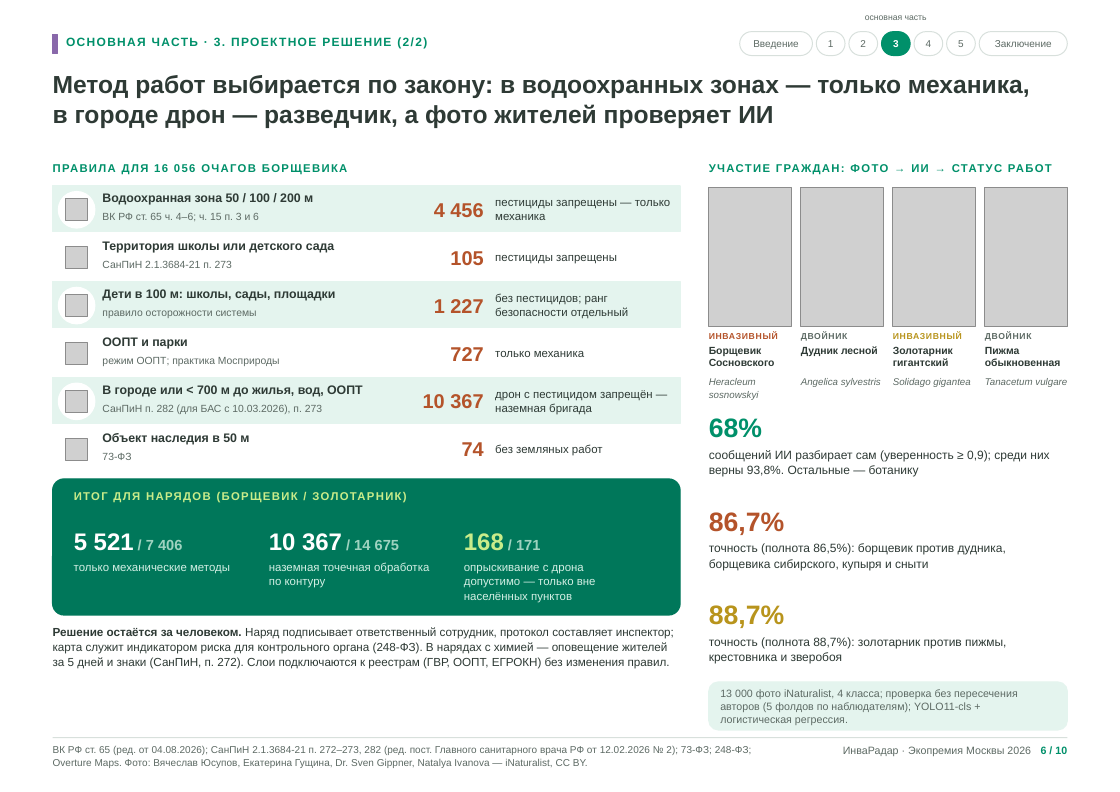
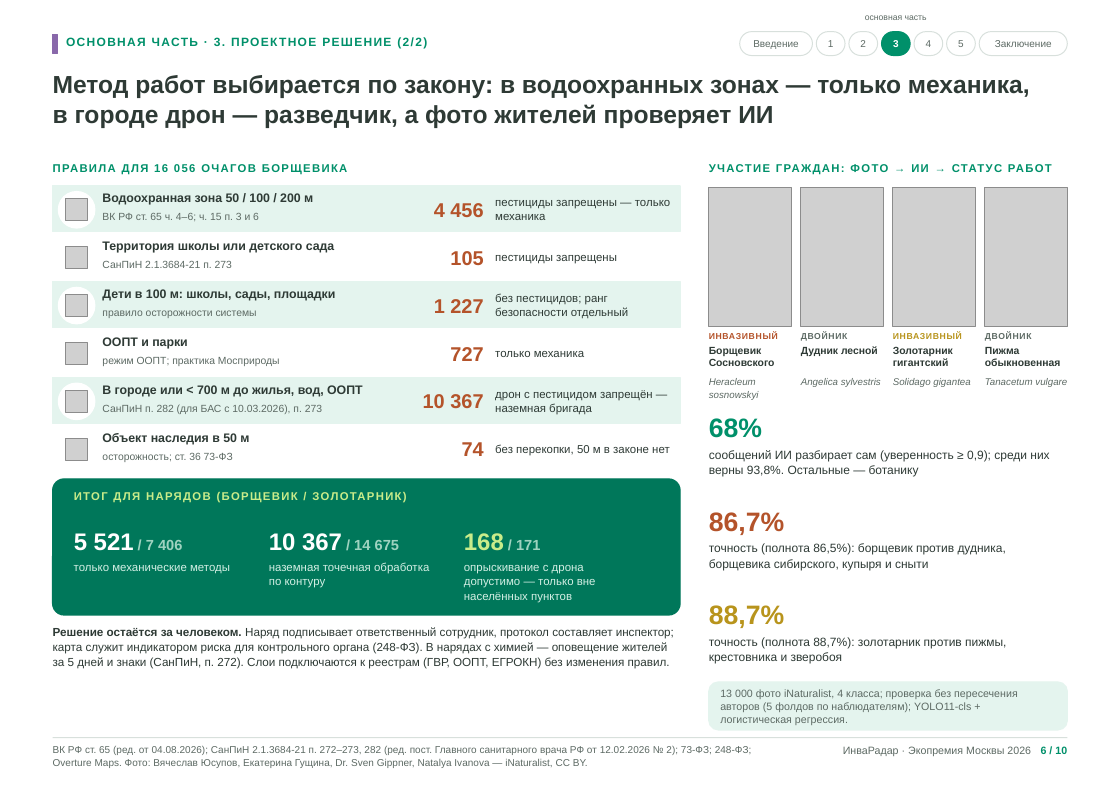
Before and after one commit to KonkovDV/InvaRadar, a slide deck: slide 6 of presentation/InvaRadar_Ecopremia2026_podacha.pptx. Drawn at 1120x792 pixels with LibreOffice and Linux fonts; fonts in the diff are those of the drawing; grey boxes stand for pictures; background and template pictures are left out. Boxes give left, top, right and bottom in pixels: in the first picture for what was removed or moved away, otherwise in the second. Text is boxed around its words. In the diff, an @@ line names an element or a change of style, - is before the commit and + after.

```diff
--- a/presentation/InvaRadar_Ecopremia2026_podacha.pptx
+++ b/presentation/InvaRadar_Ecopremia2026_podacha.pptx
@@ text at [495, 444, 670, 456]: text changed @@
-без земляных работ
+без перекопки, 50 м в законе нет
@@ text at [102, 453, 233, 462]: text changed @@
-73-ФЗ
+осторожность; ст. 36 73-ФЗ
```
Also in this commit, not shown: 9 other slides changed, 5 other files.
